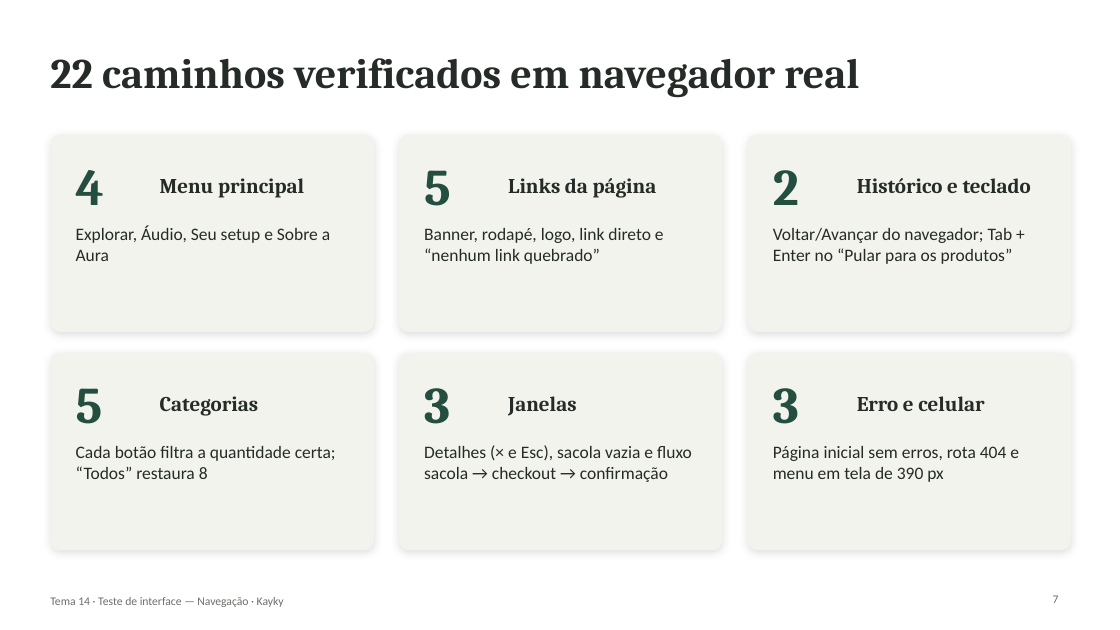
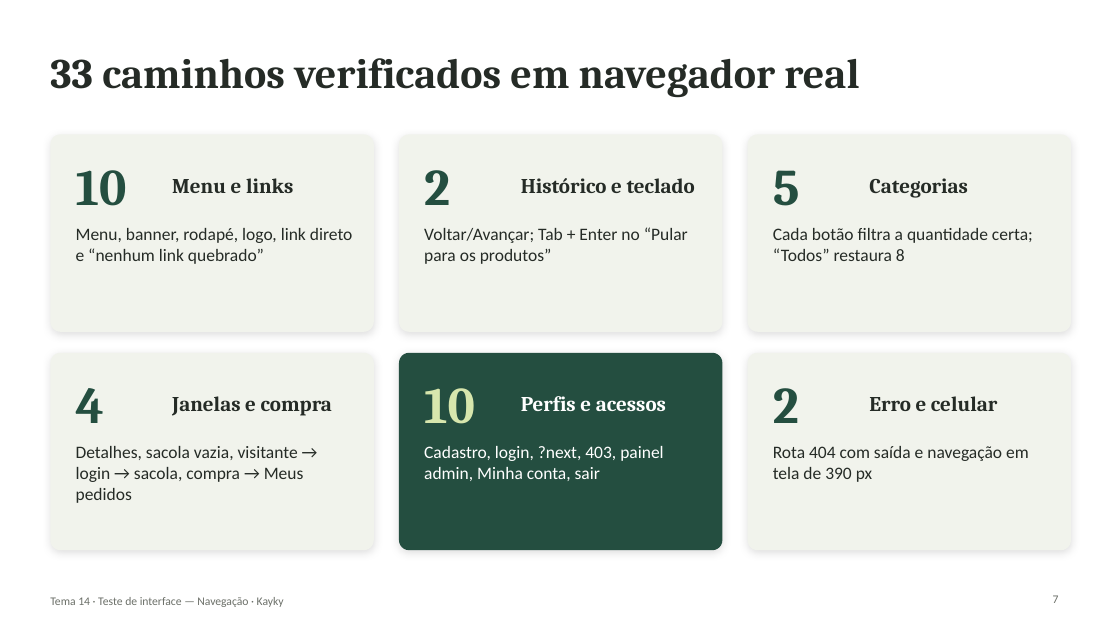
Before and after one commit to KaykyOne/f-e-commerce, a slide deck: slide 7 of docs/tema-14-navegacao/Apresentacao-Tema14-Navegacao.pptx. Drawn at 1120x630 pixels with LibreOffice and Linux fonts; fonts in the diff are those of the drawing. Boxes give left, top, right and bottom in pixels: in the first picture for what was removed or moved away, otherwise in the second. Text is boxed around its words. In the diff, an @@ line names an element or a change of style, - is before the commit and + after.

```diff
--- a/docs/tema-14-navegacao/Apresentacao-Tema14-Navegacao.pptx
+++ b/docs/tema-14-navegacao/Apresentacao-Tema14-Navegacao.pptx
@@ title at (50,58,859,98): text changed @@
-22 caminhos verificados em navegador real
+33 caminhos verificados em navegador real
@@ text at (76,170,127,206): text changed @@
-4
+10
@@ text at (172,178,293,193): text changed @@
-Menu principal
+Menu e links
@@ text at (424,170,450,205): text changed @@
-5
+2
@@ text at (521,178,695,193): text changed @@
-Links da página
+Histórico e teclado
@@ text at (773,170,800,206): text changed @@
-2
+5
@@ text at (869,178,968,198): text changed @@
-Histórico e teclado
+Categorias
@@ text at (76,228,353,264): text changed @@
-Explorar, Áudio, Seu setup e Sobre a Aura
+Menu, banner, rodapé, logo, link direto e “nenhum link quebrado”
@@ text at (424,227,688,264): text changed @@
-Banner, rodapé, logo, link direto e “nenhum link quebrado”
+Voltar/Avançar; Tab + Enter no “Pular para os produtos”
@@ text at (773,228,1033,261): text changed @@
-Voltar/Avançar do navegador; Tab + Enter no “Pular para os produtos”
+Cada botão filtra a quantidade certa; “Todos” restaura 8
@@ rounded rectangle at (399,353,723,550): fill #F1F3EC to #244E40 @@
@@ text at (76,388,104,423): text changed @@
-5
+4
@@ text at (424,388,475,424): text changed; text colour #244E40 to #D7E6AD @@
-3
+10
@@ text at (773,388,799,423): text changed @@
-3
+2
@@ text "Erro e celular": place and size @@
-text "Erro e celular" at (857,396,984,411)
+text "Erro e celular" at (869,396,997,411)
@@ text at (172,396,332,416): text changed @@
-Categorias
+Janelas e compra
@@ text at (521,396,666,411): text changed; text colour #252B26 to #FFFFFF @@
-Janelas
+Perfis e acessos
@@ text at (76,446,304,503): text changed @@
-Cada botão filtra a quantidade certa; “Todos” restaura 8
+Detalhes, sacola vazia, visitante → login → sacola, compra → Meus pedidos
@@ text at (424,446,663,481): text changed; text colour #252B26 to #FFFFFF @@
-Detalhes (× e Esc), sacola vazia e fluxo sacola → checkout → confirmação
+Cadastro, login, ?next, 403, painel admin, Minha conta, sair
@@ text at (773,446,1029,482): text changed @@
-Página inicial sem erros, rota 404 e menu em tela de 390 px
+Rota 404 com saída e navegação em tela de 390 px
```
Also in this commit, not shown: 8 other slides changed, 5 slides added, 2 slides removed, 14 other files.
